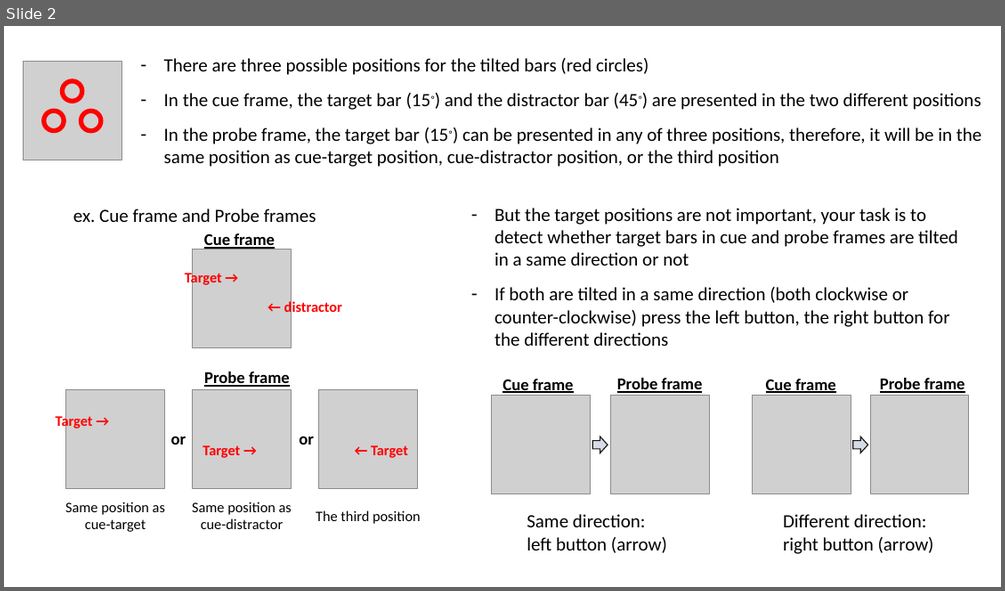
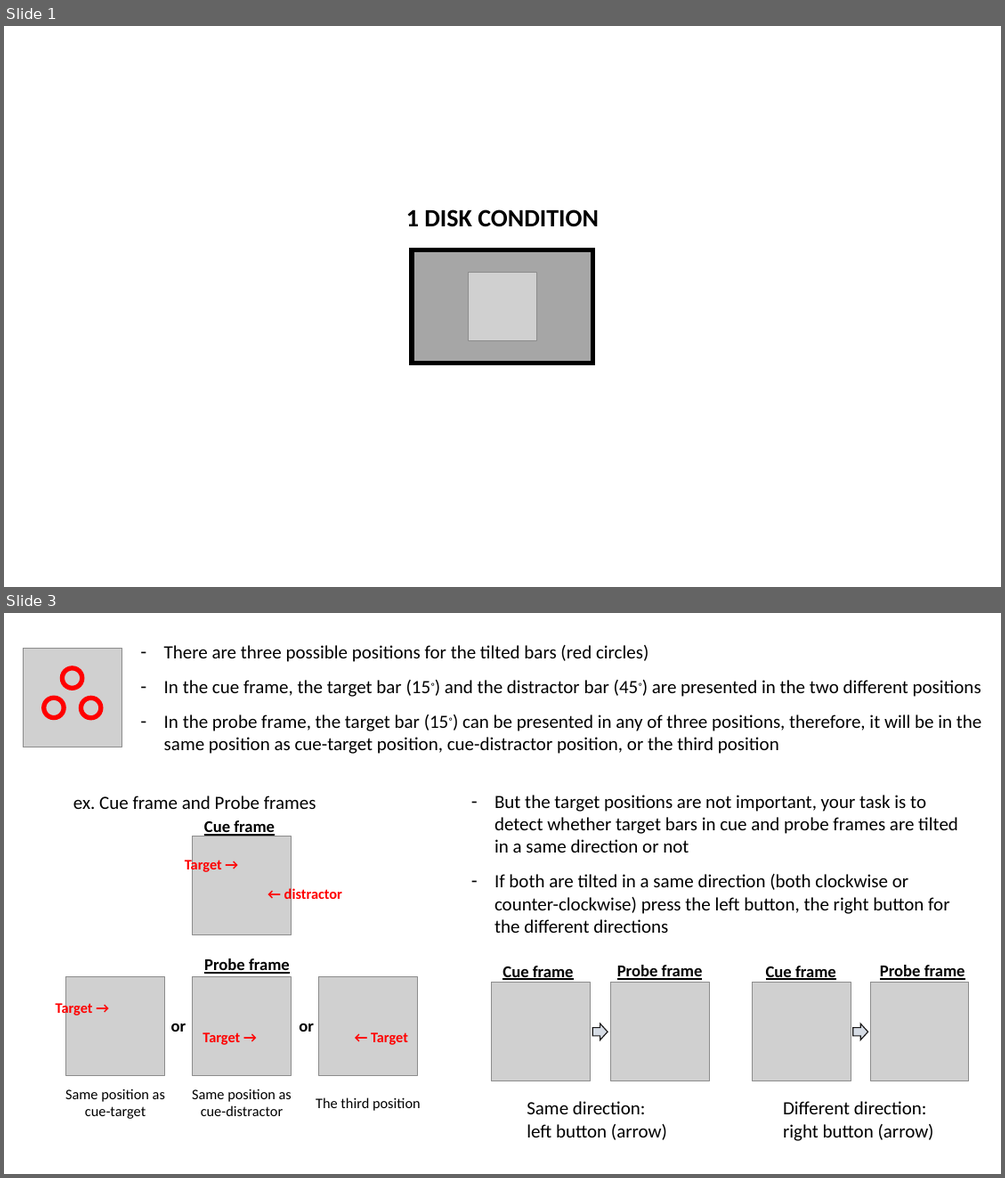
Before and after one commit to Ohyeon5/TPD_priority_map, a slide deck: Instructions/Instruction for observers.pptx. Shown one above the other, each under a label of ours: slide 2 before the commit, slides 1 and 3 after it; the slides between them are not shown. The pictures are 1005x591 and 1005x1178 pixels, drawn with LibreOffice and Linux fonts; fonts in the diff are those of the drawing; grey boxes stand for pictures. Boxes give left, top, right and bottom in pixels: in the first picture for what was removed or moved away, otherwise in the second. Text is boxed around its words. In the diff, an @@ line names an element or a change of style, - is before the commit and + after.

```diff
--- a/Instructions/Instruction for observers.pptx
+++ b/Instructions/Instruction for observers.pptx
@@ slide 1 added at (4,26,1001,587), background #FFFFFF @@
@@ text added at (406,209,599,227), 24 pt, text #000000, bold @@
+1 DISK CONDITION
@@ rectangle added at (412,250,593,363), fill #A6A6A6, outline #000000 4.5 pt @@
@@ picture added at (469,272,537,341) @@
@@ what was slide 2 is now slide 3 @@
```
Also in this commit, not shown: 1 slide changed, 11 other slides added, 8 other files.
